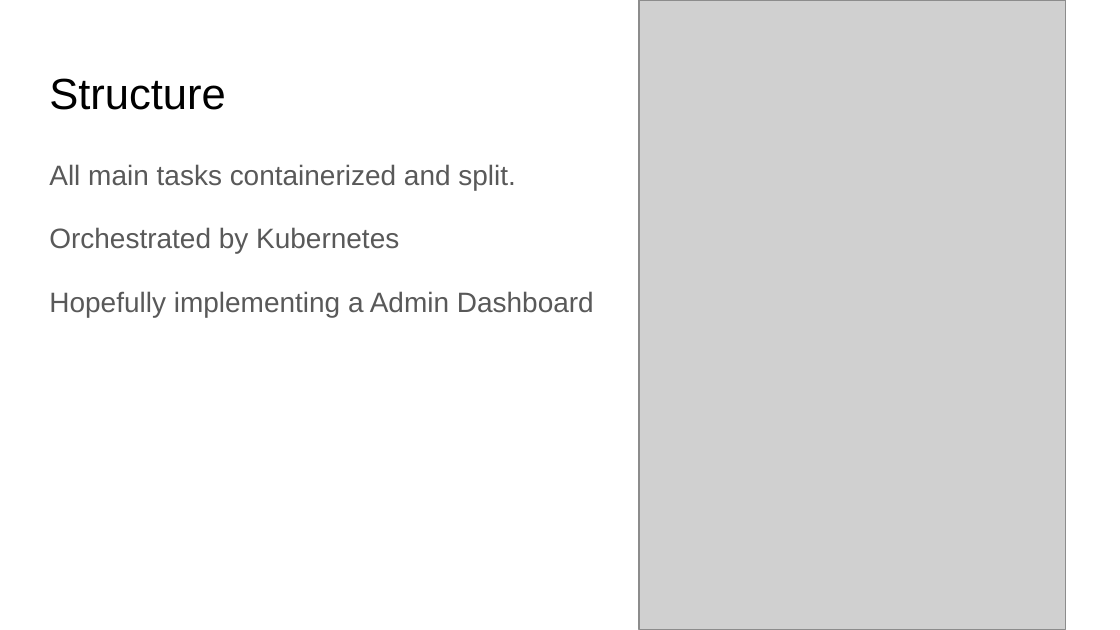
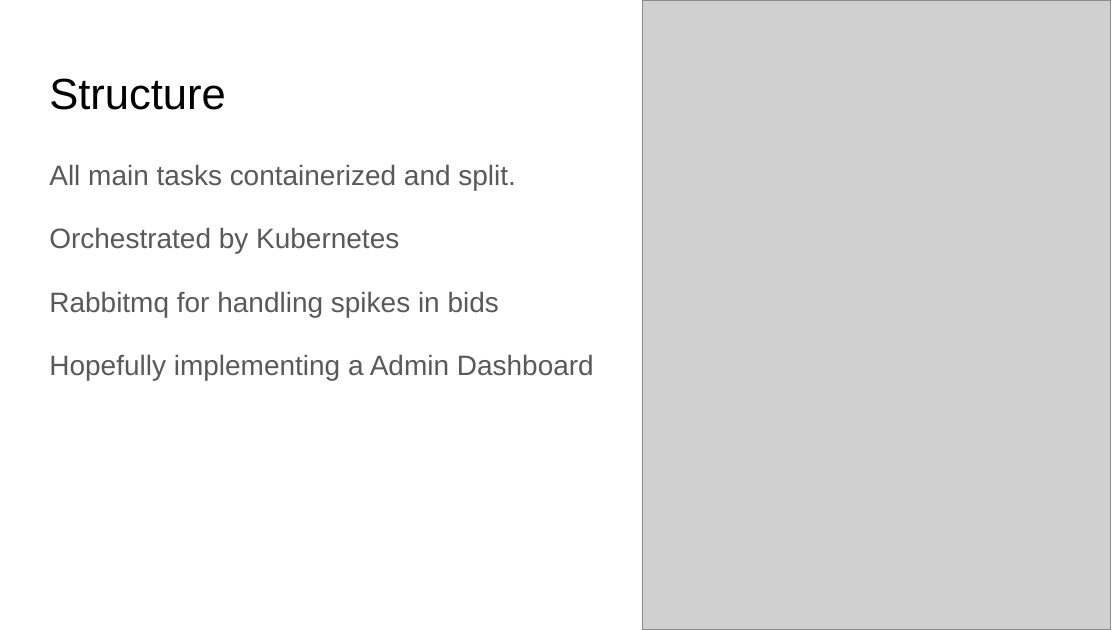
Before and after one commit to RUKip/bidding-system, a slide deck: slide 4 of Other/project draft.pptx. Drawn at 1120x630 pixels with LibreOffice and Linux fonts; fonts in the diff are those of the drawing; grey boxes stand for pictures. Boxes give left, top, right and bottom in pixels: in the first picture for what was removed or moved away, otherwise in the second. Text is boxed around its words. In the diff, an @@ line names an element or a change of style, - is before the commit and + after.

Commit message:
Updated ppt according to feedback
Added mq and showing more details of data flows

```diff
--- a/Other/project draft.pptx
+++ b/Other/project draft.pptx
@@ picture: place and size @@
-picture at [640,0,1066,630]
+picture at [643,0,1111,630]
@@ text at [49,291,499,317]: paragraph added @@
+Rabbitmq for handling spikes in bids
```
